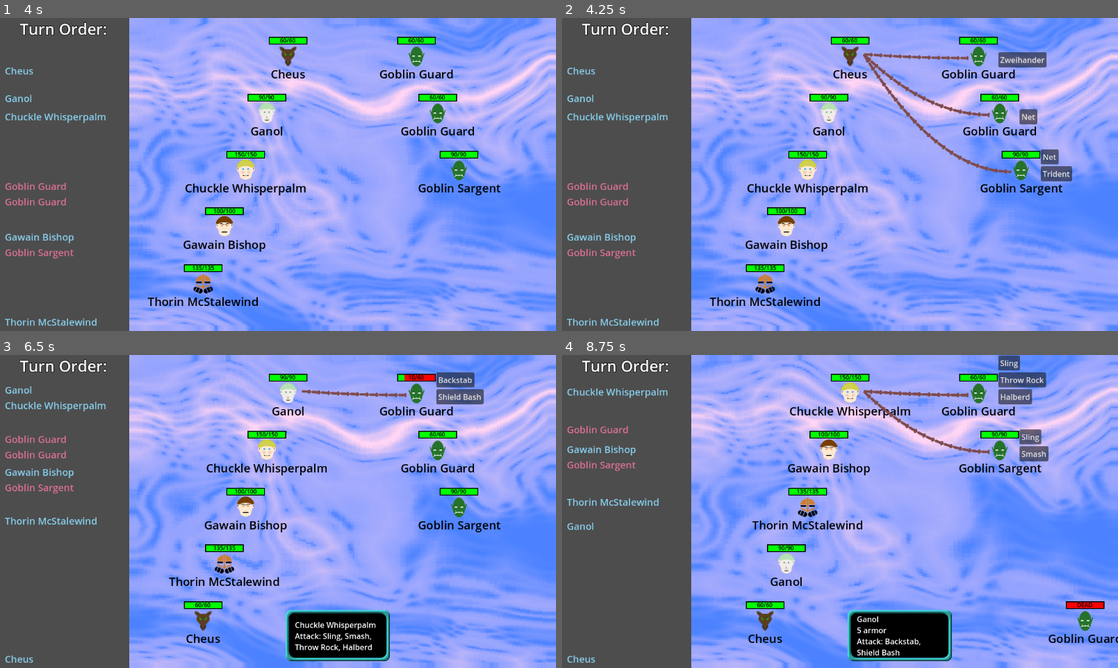
Above: before the commit, frames 1-4 (two rows, left to right).
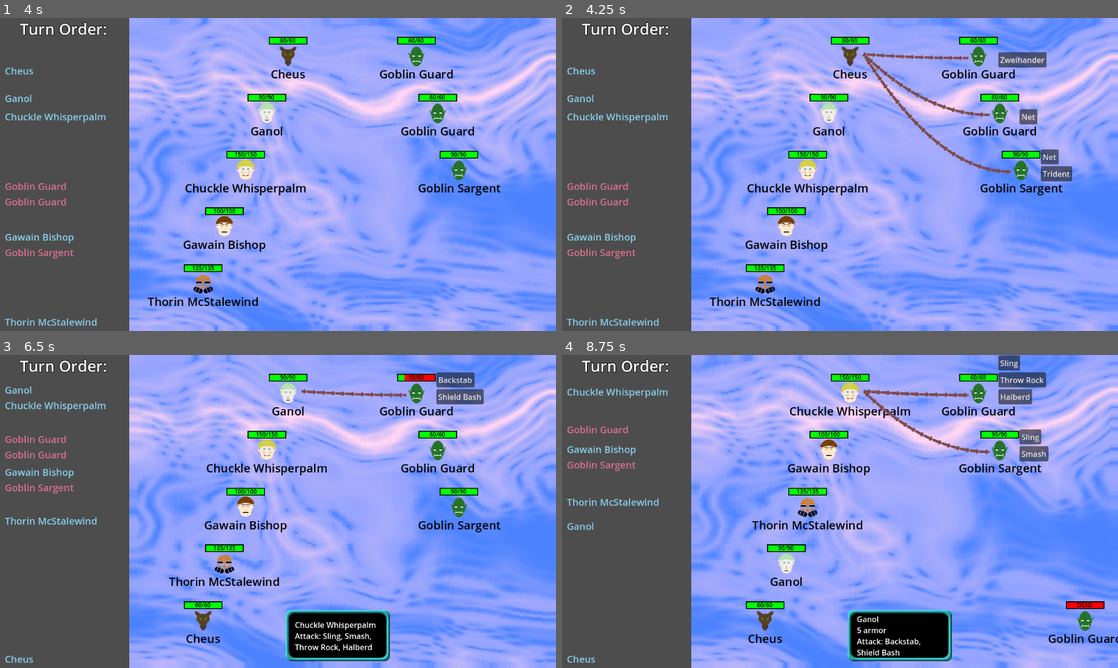
Above: after the commit, the same moments.

Repository: Habidakus/wild-jam-78-erase
Game: Godot game, scene res://Scenes/main.tscn
The game is run twice, just before and just after one commit, with the same random seed, the same clock (stepped at 60 frames per second) and the same inputs. The engine's default icon, where the game draws it, is replaced by a stand-in: a white triangle on a blue panel in a dark square.
Inputs (mouse positions are in pixels of both pictures, inside the frame that each line leads up to):
- Up to frame 1 (4 s): tap Enter at 0.5, 2, 3.5 s; move the mouse to (400, 158) at 0.52 s; click (400, 158) at 0.67 s; click "Play" at 1.25 s; drag from (166, 190) to (250, 237) at 2.02 s; move the mouse to (333, 105) at 2.77 s; click (333, 105) at 2.92 s; drag from (250, 237) to (111, 127) at 3.52 s
- Up to frame 2 (4.25 s): no input
- Up to frame 3 (6.5 s): click "Zweihander" at 4.25 s; move the mouse to (444, 558) at 5.02 s; click (444, 558) at 5.17 s; tap Space at 5.75 s; drag from (111, 464) to (194, 433) at 5.77 s
- Up to frame 4 (8.75 s): click "Backstab" at 6.5 s; move the mouse to (867, 511) at 7.27 s; click (867, 511) at 7.42 s; tap Enter at 8 s; drag from (756, 433) to (728, 527) at 8.02 s

Frame 1 is identical in both runs. In frame 2, 0.4% of the frame differs, in the area x 53-81%, y 10-50%; in frame 3, 0.1%; in frame 4, 0.2%.

Commit message:
Combat action arrows now scroll

Diff:
--- /dev/null
+++ b/Art/ScrollingRedArrow.gdshader
@@ -0,0 +1,11 @@
+shader_type canvas_item;
+
+//uniform sampler2D image : source_color;
+uniform float speed = 1;
+
+void fragment() {
+	vec2 newuv = UV;
+	newuv.x -= TIME * speed;
+	vec4 c = texture(TEXTURE, newuv);
+	COLOR = c;
+}
--- /dev/null
+++ b/Art/ScrollingRedArrow.tres
@@ -0,0 +1,7 @@
+[gd_resource type="ShaderMaterial" load_steps=2 format=3 uid="uid://xes4tgyq54wq"]
+
+[ext_resource type="Shader" path="res://Art/ScrollingRedArrow.gdshader" id="1_eiu8u"]
+
+[resource]
+shader = ExtResource("1_eiu8u")
+shader_parameter/speed = 1.0
--- a/Scripts/unit_graphics.gd
+++ b/Scripts/unit_graphics.gd
@@ -5,6 +5,8 @@
 const our_scene : Resource = preload("res://Scenes/unit.tscn")
 const red_arrow_line_texture : Texture = preload("res://Art/RedPointerPath.png")
 const green_arrow_line_texture : Texture = preload("res://Art/GreenPointerPath.png")
+const scrolling_line_shader : Shader = preload("res://Art/ScrollingRedArrow.gdshader")
+var shader_material : ShaderMaterial = ShaderMaterial.new()
 
 var attack_list : Array[UnitGraphics]
 var action_buttons : Array[Button]
@@ -15,7 +17,6 @@
 	var healthbar_control : Control = ret_val.find_child("HealthBar") as Control
 	healthbar_control.mouse_entered.connect(Callable(game, "show_unit_tooltip").bind(unit_stats.id, true))
 	healthbar_control.mouse_exited.connect(Callable(game, "show_unit_tooltip").bind(unit_stats.id, false))
-	#healthbar_control.tooltip_text = unit_stats.create_tooltip()
 	var texture : Texture2D = unit_stats.get_texture()
 	if texture != null:
 		var sprite : Sprite2D = ret_val.find_child("Sprite2D") as Sprite2D
@@ -29,6 +30,7 @@
 func _ready() -> void:
 	max_health_width = (find_child("Blood Background") as ColorRect).size.x
 	shield_bar = (find_child("Shield") as ColorRect)
+	shader_material.shader = scrolling_line_shader
 
 func calculate_offset(index : int, c : int, r : float) -> float:
 	if c == 1:
@@ -51,6 +53,7 @@
 	var mid : Vector2 = Vector2((from.x + to.x)/ 2, to.y)
 	var points : Array[Vector2] = create_curve(from, mid, to, 24)
 	var line : Line2D = Line2D.new()
+	line.material = shader_material
 	line.texture = green_arrow_line_texture if friendly else red_arrow_line_texture
 	line.texture_mode = Line2D.LINE_TEXTURE_TILE
 	line.texture_repeat = CanvasItem.TEXTURE_REPEAT_ENABLED
@@ -60,22 +63,6 @@
 		line.add_point(points[i])
 	line.add_point(to)
 	return line
-
-#func our_draw_line(from : Vector2, to : Vector2, color : Color) -> void:
-	#var mid : Vector2 = Vector2((from.x + to.x)/ 2, to.y)
-	#var points : Array[Vector2] = create_curve(from, mid, to, 24)
-	#for i : int in range(1, points.size()):
-		#draw_line(points[i - 1], points[i], color, 2, true)
-
-#func _draw() -> void:
-	#const half_unit_graphic_height : float = 16.0
-	#for target : UnitGraphics in attack_list:
-		#var target_pos : Vector2 = Vector2(0, 16 + half_unit_graphic_height / 2) + target.global_position - self.global_position
-		#var color : Color = Color.RED
-		#if target_pos.x < 0:
-			#target_pos.x += 48
-			#color = Color.GREEN
-		#our_draw_line(Vector2(48, 16), target_pos, color)
 
 var attack_lines : Array[Line2D]
 func add_attack_lines() -> void:
@@ -119,7 +106,6 @@
 		attack_list.append(target_graphics)
 	target_graphics.activate_attack_button(hover_callback, click_callback, attack, target_stats)
 	add_attack_lines()
-	#queue_redraw()
 
 func activate_attack_button(hover_callback : Callable, click_callback : Callable, attack : AttackStats, target_stats : UnitStats) -> void:
 	attack_buttons.append(create_button(true, attack, target_stats, hover_callback, click_callback))
@@ -137,7 +123,6 @@
 	for al : Line2D in attack_lines:
 		al.queue_free()
 	attack_lines.clear()
-	#queue_redraw()
 
 func create_button(is_attack : bool, attack : AttackStats, _target_stats : UnitStats, hover_callback : Callable, click_callback : Callable) -> Button:
 	var new_button : Button = Button.new()
@@ -145,7 +130,6 @@
 	new_button.mouse_entered.connect(hover_callback.bind(true))
 	new_button.mouse_exited.connect(hover_callback.bind(false))
 	new_button.pressed.connect(click_callback)
-	#new_button.tooltip_text = attack.generate_tooltip(target_stats)
 	if is_attack:
 		new_button.size_flags_horizontal = Control.SIZE_SHRINK_BEGIN
 		find_child("AttackBox").add_child(new_button)
